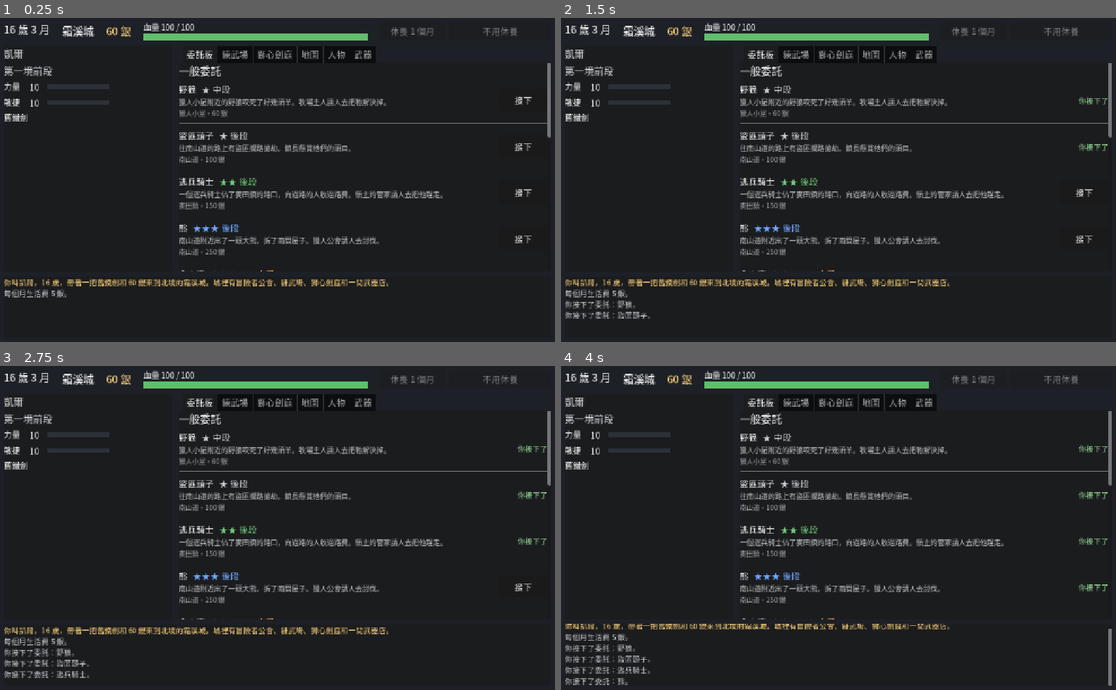
Above: before the commit, frames 1-4 (two rows, left to right).
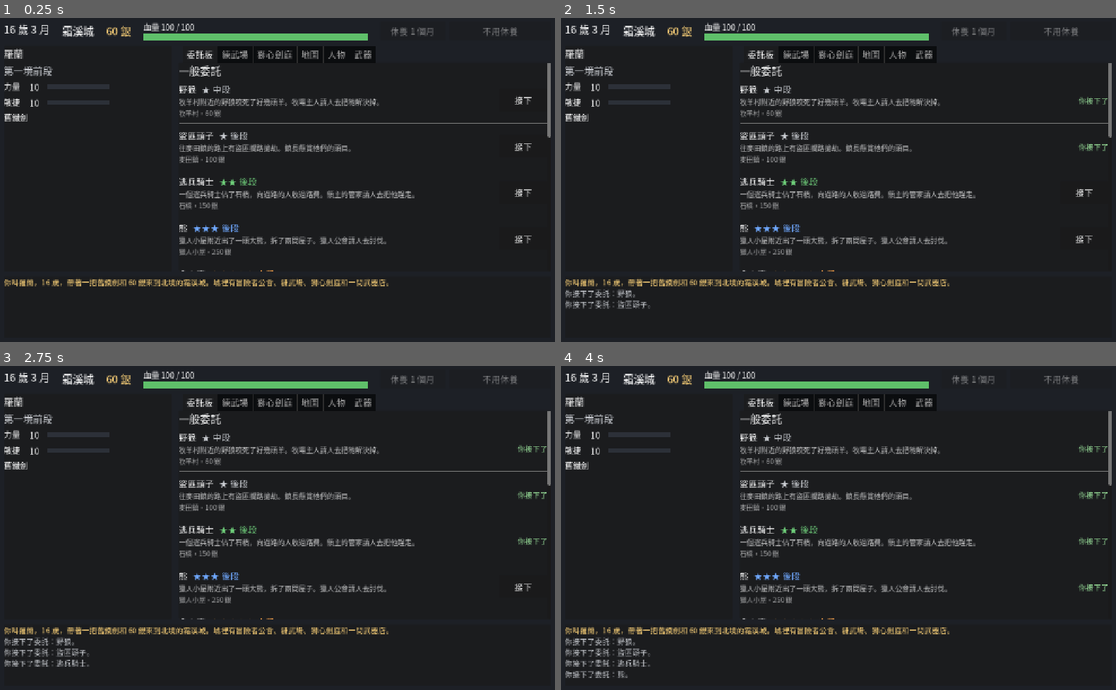
Above: after the commit, the same moments.

Repository: YPY1019/-
Game: Godot game, scene res://main.tscn
The game is run twice, just before and just after one commit, with the same random seed, the same clock (stepped at 60 frames per second) and the same inputs.
Inputs:
- Up to frame 1 (0.25 s): no input
- Up to frame 2 (1.5 s): click "接下" at 0.5 s; click "接下" at 1.25 s
- Up to frame 3 (2.75 s): click "接下" at 2 s
- Up to frame 4 (4 s): click "接下" at 2.75 s; click "接下" at 3.5 s

The runs differ from the first frame. In frame 1, 2.2% of the frame differs, in the area x 0-80%, y 9-87%; in frame 2, 2.5%; in frame 3, 2.5%; in frame 4, 4.7%, in the area x 0-100%, y 9-99%.

Commit message:
拿掉生活費；在公會花錢打聽一個人的下落（越強越貴，地圖標出 6 個月）；委託的怪物固定在一個地方，走到那裡看得到痕跡
Co-Authored-By: Claude Opus 5.5 <noreply@anthropic.com>
Claude-Session: https://claude.ai/code/session_019NQmrqKyVF75uYCPY8opxr

Diff:
--- a/冒險者模擬/scripts/data/town_data.gd
+++ b/冒險者模擬/scripts/data/town_data.gd
@@ -4,8 +4,10 @@
 ## 城鎮的數字：錢、時間（月）、委託、休養、打輸。只有資料。
 
 const START_MONEY := 60
-## 每個月的生活費
-const LIVING_COST := 5
+## 在公會打聽一個人的下落：多少錢（越強的人越貴：基本價 + 每一境加多少）、之後幾個月有他的消息（地圖上標出他在哪）
+const INQUIRE_COST := 40
+const INQUIRE_PER_REALM := 40
+const INQUIRE_MONTHS := 6
 ## 休養一個月回復最大血量的幾成
 const REST_HEAL := 0.2
 
@@ -14,21 +16,26 @@
 const INJURED_MONTHS := 6
 
 
-## 一般委託（只有討伐）：委託板上的怪物會在哪幾個地方出沒（每次出現換一個，見 World.monster_place）、報酬多少。
+## 一般委託（只有討伐）：委託板上的怪物在哪裡出沒（固定一個地方）、報酬多少。sign：走到那裡時看到的痕跡。
 ## 危險度從敵人的數值算（EnemyData.danger）。報酬打完回公會交差才拿得到。
 ## 打完一次就撤下來，越打越久才再出現（World.MONSTER_BACK）。有名字的人的懸賞在 World（PeopleData）。
 ## text 的 {place}：這次出沒的地方
 const COMMISSIONS := {
-	"wolf": {"places": ["pasture", "lodge", "south_road"], "reward": 60,
-		"text": "{place}附近的野狼咬死了好幾頭羊。牧場主人請人去把牠解決掉。"},
-	"bandit_leader": {"places": ["wheat", "south_road", "bridge"], "reward": 100,
-		"text": "往{place}的路上有盜匪攔路搶劫。鎮長懸賞他們的頭目。"},
-	"deserter": {"places": ["bridge", "relay", "wheat"], "reward": 150,
-		"text": "一個逃兵騎士佔了{place}的路口，向過路的人收過路費。領主的管家請人去把他趕走。"},
-	"bear": {"places": ["lodge", "pasture", "south_road"], "reward": 250,
-		"text": "{place}附近出了一頭大熊，拆了兩間屋子。獵人公會請人去討伐。"},
-	"ogre": {"places": ["old_wall", "coast", "fortress"], "reward": 500,
-		"text": "食人魔在{place}一帶出沒，已經有人被抓走了。城主親自發的懸賞。"},
+	"wolf": {"place": "pasture", "reward": 60,
+		"text": "{place}附近的野狼咬死了好幾頭羊。牧場主人請人去把牠解決掉。",
+		"sign": "村外的草地上有幾具被咬開的羊，血還沒乾。"},
+	"bandit_leader": {"place": "wheat", "reward": 100,
+		"text": "往{place}的路上有盜匪攔路搶劫。鎮長懸賞他們的頭目。",
+		"sign": "林道邊散著被翻過的行李。"},
+	"deserter": {"place": "bridge", "reward": 150,
+		"text": "一個逃兵騎士佔了{place}，向過路的人收過路費。領主的管家請人去把他趕走。",
+		"sign": "橋頭擺著一個木箱，箱蓋上插著一面破旗。"},
+	"bear": {"place": "lodge", "reward": 250,
+		"text": "{place}附近出了一頭大熊，拆了兩間屋子。獵人公會請人去討伐。",
+		"sign": "樹幹上有新的爪痕，比你的頭還高。"},
+	"ogre": {"place": "old_wall", "reward": 500,
+		"text": "食人魔在{place}一帶出沒，已經有人被抓走了。城主親自發的懸賞。",
+		"sign": "地上有很大的腳印，一路往城牆的缺口裡去。"},
 }
 
 ## 武器店收來的好東西的價錢：等級 × 這個數
--- a/冒險者模擬/scripts/game/town.gd
+++ b/冒險者模擬/scripts/game/town.gd
@@ -69,6 +69,9 @@
 		return msgs
 	world.look_around()
 	msgs.append(_m("info", "你到了%s。" % MapData.place_name(place)))
+	# 委託的怪物在這裡：看得到牠留下的痕跡
+	for id in monsters_at(place):
+		msgs.append(_m("info", TownData.COMMISSIONS[id]["sign"]))
 	msgs.append_array(_deliver(place))
 	if MapData.is_city(place):
 		if not claims("guild").is_empty():
@@ -352,6 +355,35 @@
 	return [_m("bad", "消息傳回劍庭。第二天，你的名字從劍庭的名冊上劃掉了。")]
 
 
+## 在公會打聽一個人的下落：付錢，之後幾個月都知道他在哪（地圖上標出來）。要在城裡
+func inquire_state(id: String) -> Dictionary:
+	var p := world.person(id)
+	var cost := TownData.INQUIRE_COST + (TownData.INQUIRE_PER_REALM * p.realm if p != null else 0)
+	var st := {"ok": false, "why": "", "cost": cost, "tracking": hero.inquired.get(id, -1) >= world.month()}
+	if p == null or p.dead or id == world.hero_id:
+		st["why"] = "-"
+	elif not in_city():
+		st["why"] = "要在城裡"
+	elif hero.money < st["cost"]:
+		st["why"] = "錢不夠"
+	else:
+		st["ok"] = true
+	return st
+
+
+func inquire(id: String) -> Array:
+	var st := inquire_state(id)
+	if not st["ok"]:
+		return []
+	hero.money -= st["cost"]
+	hero.inquired[id] = world.month() + TownData.INQUIRE_MONTHS
+	world.hear(id)
+	var p := world.person(id)
+	var where := MapData.place_name(p.travel_to if p.travel_left > 0 else p.location)
+	var line := "往%s的路上" % where if p.travel_left > 0 else "在%s" % where
+	return [_m("info", "公會的人收下 %d 銀，翻了翻簿子：「%s%s。之後有消息，會再告訴你。」" % [st["cost"], p.display_name, line])]
+
+
 ## 接下懸賞（不花時間）
 func accept_bounty(id: String) -> Array:
 	if not world.bounties.has(id):
@@ -538,7 +570,7 @@
 	return msgs
 
 
-## 花掉 n 個月：世界跟著走、扣生活費、變老。病倒（臨終）就停在那一刻；臨終時壽命用完就死了。
+## 花掉 n 個月：世界跟著走、變老（沒有生活費：錢只花在你自己決定的事上）。病倒（臨終）就停在那一刻；臨終時壽命用完就死了。
 ## kind 不是空的就留給等的畫面演（title：畫面上寫在做什麼）。世界上發生的事放在 wait["news"]，跳到那個月才寫
 func _pass_months(n: int, kind := "", title := "") -> Array:
 	var h := hero
@@ -548,20 +580,16 @@
 	var limit := h.months_left() if was_dying else h.months_left() - LifeData.DYING_MONTHS
 	var passed := clampi(n, 0, limit)
 	var news := world.advance(passed)
-	var cost := TownData.LIVING_COST * passed
-	h.money -= cost
 	# 快死的徵兆：旁人說你氣色不好（等的時候偶爾寫一句）
 	if h.omen() > 0.2 and passed > 0 and world.rng.randf() < h.omen():
 		news.append({"month": world.month(), "kind": "omen",
 			"text": LifeData.OMEN_TOWN_LINES[world.rng.randi_range(0, LifeData.OMEN_TOWN_LINES.size() - 1)]})
 	if kind != "":
 		wait = {"kind": kind, "title": title, "from": from, "months": passed, "age_from": age_from, "news": news}
-	var msgs := [_m("info", "過了 %s，生活費 %d 銀。" % [LifeData.span_text(passed), cost])]
+	var msgs := []
 	if kind == "":
 		for e in news:
 			msgs.append(_m(e["kind"], e["text"]))
-	if h.money < 0:
-		msgs.append(_m("bad", "你已經欠了 %d 銀。" % -h.money))
 	if not was_dying and h.dying():
 		var away := h.location != MapData.HOME or h.travel_left > 0
 		h.location = MapData.HOME
--- a/冒險者模擬/scripts/game/world.gd
+++ b/冒險者模擬/scripts/game/world.gd
@@ -41,7 +41,7 @@
 var hero_id := ""
 ## 有懸賞的人 id -> {"reward", "text", "takers": [接下的人]}
 var bounties := {}
-## 委託板上的怪物 id -> {"count": 打過幾次, "back": 世界的第幾個月再出現, "place": 這次在哪出沒}
+## 委託板上的怪物 id -> {"count": 打過幾次, "back": 世界的第幾個月再出現}
 var monsters := {}
 ## 武器店收來的東西（世界上的人用不到的稀有武器、秘笈）。你買得到
 var shop_stock: Array = []
@@ -67,8 +67,6 @@
 	for id in PeopleData.PEOPLE:
 		if PeopleData.PEOPLE[id].get("arrive", 0) == 0:
 			_spawn(id)
-	for id in TownData.COMMISSIONS:
-		monsters[id] = {"count": 0, "back": 0, "place": _monster_spot(id)}
 
 
 # ---------- 查 ----------
@@ -135,23 +133,17 @@
 	return monsters.get(enemy_id, {}).get("back", 0) <= month()
 
 
-## 打完一次怪物的委託：越打越久才再出現，下次換個地方出沒
+## 打完一次怪物的委託：越打越久才再出現
 func monster_done(enemy_id: String) -> void:
 	var m: Dictionary = monsters.get(enemy_id, {"count": 0, "back": 0})
 	m["back"] = month() + MONSTER_BACK[mini(m["count"], MONSTER_BACK.size() - 1)]
 	m["count"] += 1
-	m["place"] = _monster_spot(enemy_id)
 	monsters[enemy_id] = m
 
 
-## 委託的怪物這次在哪出沒
+## 委託的怪物在哪出沒
 func monster_place(enemy_id: String) -> String:
-	return monsters[enemy_id]["place"]
-
-
-func _monster_spot(enemy_id: String) -> String:
-	var places: Array = TownData.COMMISSIONS[enemy_id]["places"]
-	return places[rng.randi_range(0, places.size() - 1)]
+	return TownData.COMMISSIONS[enemy_id]["place"]
 
 
 ## 你聽說誰在哪（傳聞提到他、或你親眼看到）
@@ -323,6 +315,11 @@
 	if LifeData.month_of_year(month()) == SchoolData.SELECTION_MONTHS[-1]:
 		_spring()
 	look_around()
+	# 你花錢打聽的人：消息還沒斷，就知道他在哪
+	if people.has(hero_id):
+		for id in hero().inquired:
+			if hero().inquired[id] >= month():
+				hear(id)
 
 
 ## 春天：劍庭選拔新學徒（城裡夠結實的年輕人），劍庭的人各自往上學一招
--- a/冒險者模擬/scripts/person.gd
+++ b/冒險者模擬/scripts/person.gd
@@ -67,6 +67,8 @@
 var claims: Array = []
 ## 劍庭的事：辦完之後第幾個月才會再有（世界的月）
 var job_back := {}
+## 在公會打聽的人：人 id -> 消息斷掉的那個月（世界的月）
+var inquired := {}
 ## 被逐出流派了（不能再回去）
 var expelled := false
 ## 哪一年考過劍庭的選拔（一年一次）
--- a/冒險者模擬/scripts/ui/main.gd
+++ b/冒險者模擬/scripts/ui/main.gd
@@ -62,6 +62,7 @@
 	person_panel = PersonPanel.new(town)
 	person_panel.travel_requested.connect(_travel)
 	person_panel.fight_requested.connect(_fight_person)
+	person_panel.inquiry_done.connect(func(msgs): town_view.add_messages(msgs))
 	add_child(person_panel)
 	encounter = EncounterDialog.new()
 	encounter.chosen.connect(_answer_comer)
@@ -75,7 +76,6 @@
 	var h := town.hero
 	town_view.add_messages([
 		{"kind": "big", "text": "你叫%s，%d 歲，帶著一把舊鐵劍和 %d 銀來到北境的霜溪城。城裡有冒險者公會、練武場、獅心劍庭和一間武器店。" % [h.display_name, h.age(), h.money]},
-		{"kind": "info", "text": "每個月生活費 %d 銀。" % TownData.LIVING_COST},
 	])
 	_show(town_view)
 
--- a/冒險者模擬/scripts/ui/map_view.gd
+++ b/冒險者模擬/scripts/ui/map_view.gd
@@ -142,11 +142,14 @@
 	return "這個月" if ago <= 0 else "%s前" % LifeData.span_text(ago)
 
 
-## 你在找的人（接下的懸賞、劍庭要你討伐的人）
+## 你在找的人（接下的懸賞、在公會打聽的人、劍庭要你討伐的人）
 static func tracked(t: Town) -> Array:
 	var out := []
 	for id in t.world.bounties:
 		if t.took_bounty(id):
+			out.append(id)
+	for id in t.hero.inquired:
+		if t.hero.inquired[id] >= t.world.month() and not out.has(id):
 			out.append(id)
 	for j in t.hero.school_jobs:
 		var job: Dictionary = SchoolData.JOBS[j]
--- a/冒險者模擬/scripts/ui/person_panel.gd
+++ b/冒險者模擬/scripts/ui/person_panel.gd
@@ -10,6 +10,8 @@
 
 signal travel_requested(place: String)
 signal fight_requested(person_id: String)
+## 打聽完的訊息（給主畫面寫進紀錄）
+signal inquiry_done(msgs: Array)
 
 const ROLE_NAMES := {"villain": "亡命之徒", "hunter": "冒險者", "duelist": "決鬥家", "settled": "隱居",
 	"youth": "平民", "follower": "手下", "master": "庭主"}
@@ -206,6 +208,18 @@
 			close()
 			travel_requested.emit(place))
 		button_box.add_child(go)
+	# 在公會打聽他的下落
+	var iq := town.inquire_state(p.id)
+	if iq["tracking"]:
+		button_box.add_child(UiKit.label("公會有%s的消息。" % p.pron, 16, 0.7))
+	elif iq["why"] != "-":
+		var ib := UiKit.button("打聽%s的下落（%d 銀）" % [p.pron, iq["cost"]], 260)
+		ib.disabled = not iq["ok"]
+		ib.tooltip_text = iq["why"]
+		ib.pressed.connect(func():
+			inquiry_done.emit(town.inquire(p.id))
+			refresh())
+		button_box.add_child(ib)
 	if town.world.wanted(p.id):
 		var w := UiKit.label("公會懸賞%s。" % p.pron, 16)
 		w.add_theme_color_override("font_color", Color(TownView.GOLD))
--- a/冒險者模擬/tests/shot.gd
+++ b/冒險者模擬/tests/shot.gd
@@ -30,6 +30,14 @@
 	tv.show_person("roderick")
 	await _frames(3)
 	_save("04_person")
+	h.money = 500
+	main.person_panel.inquiry_done.emit(town.inquire("roderick"))
+	main.person_panel.refresh()
+	await _frames(3)
+	_save("04_person_inquired")
+	tv.show_map()
+	await _frames(3)
+	_save("04_map_inquired")
 	main.person_panel.close()
 
 	# 練武場、獅心劍庭：學一招、接庭主三招入門
Not shown, changed: GAME_DESIGN.md
